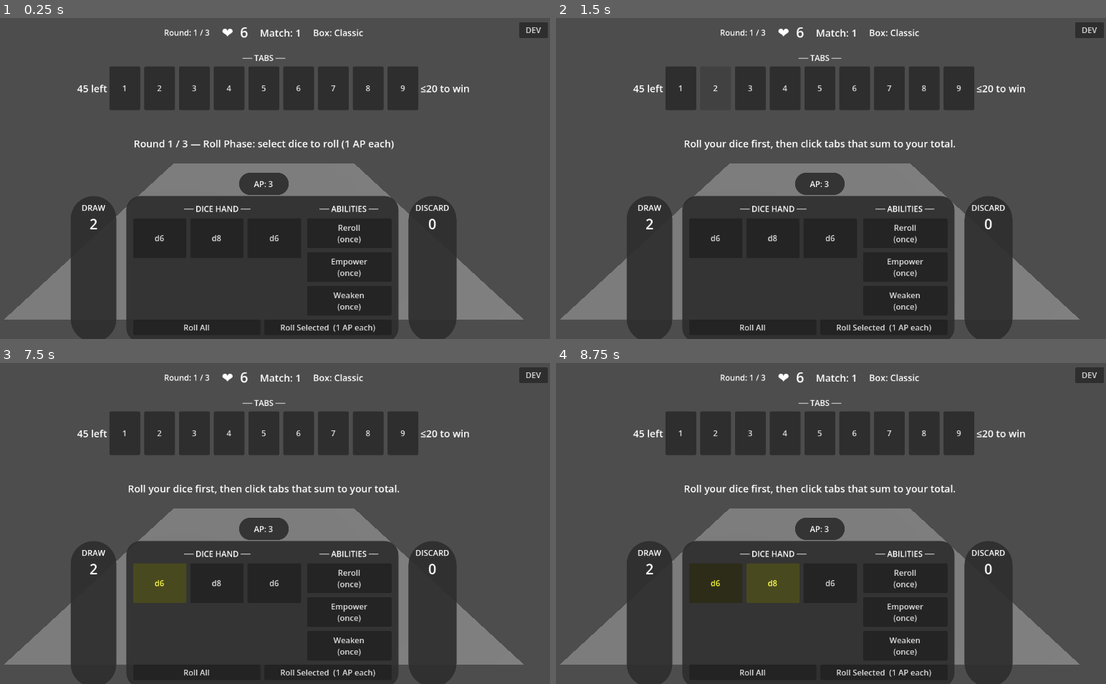
Above: before the commit, frames 1-4 (two rows, left to right).
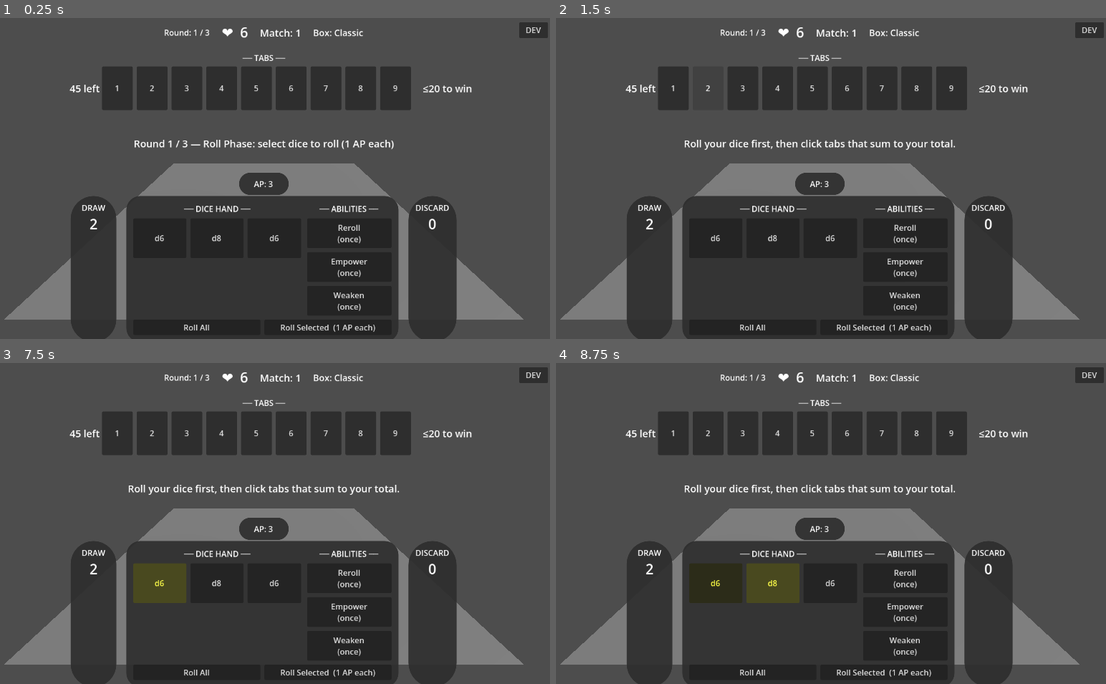
Above: after the commit, the same moments.

Repository: caleb-the-dev/SealTheBox
Game: Godot game, scene res://scenes/match/match.tscn
Two runs of this game, one before a commit and one after it. Both use one fixed random seed, a clock stepped at 60 frames per second and the inputs below.
Inputs:
- Up to frame 1 (0.25 s): no input
- Up to frame 2 (1.5 s): click "1" at 0.5 s; click "2" at 1.25 s
- Up to frame 3 (7.5 s): click "3" at 2 s; click "4" at 2.75 s; click "5" at 3.5 s; click "6" at 4.25 s; click "7" at 5 s; click "8" at 5.75 s; click "9" at 6.5 s; click "d6" at 7.25 s
- Up to frame 4 (8.75 s): click "d8" at 8 s

The runs differ from the first frame. In frame 1, 2.1% of the frame differs, in the area x 12-86%, y 15-29%; in frame 2, 2.0%; in frame 3, 2.1%; in frame 4, 2.1%.

Commit message:
feat: player-controlled threshold exit with continue button
- round_manager: remove auto-end on threshold; emit threshold_reached (once per match) when remaining sum first hits win threshold; add accept_threshold_win() for the button to call
- match.gd: add 'Continue →' button stacked below the threshold label; hidden until threshold is first reached; animates (scale + color pulse) once to draw attention; player can then click to advance OR keep playing to push for shut-the-box

Co-Authored-By: Claude Sonnet 4.6 <noreply@anthropic.com>

Diff:
--- a/seal-the-box/scripts/match/match.gd
+++ b/seal-the-box/scripts/match/match.gd
@@ -26,6 +26,7 @@
 var _match_label: Label
 var _box_label: Label
 var _threshold_label: Label
+var _continue_button: Button
 var _sealed_total_label: Label
 var _tab_row: HBoxContainer
 var _reward_overlay: Control
@@ -165,12 +166,21 @@
 	_tab_row.size_flags_horizontal = Control.SIZE_SHRINK_CENTER
 	tab_area.add_child(_tab_row)
 
+	var thresh_col = VBoxContainer.new()
+	thresh_col.custom_minimum_size = Vector2(140, 0)
+	thresh_col.alignment = BoxContainer.ALIGNMENT_CENTER
+	tab_area.add_child(thresh_col)
+
 	_threshold_label = Label.new()
 	_threshold_label.add_theme_font_size_override("font_size", 20)
-	_threshold_label.custom_minimum_size = Vector2(110, 0)
-	_threshold_label.horizontal_alignment = HORIZONTAL_ALIGNMENT_LEFT
-	_threshold_label.vertical_alignment = VERTICAL_ALIGNMENT_CENTER
-	tab_area.add_child(_threshold_label)
+	_threshold_label.horizontal_alignment = HORIZONTAL_ALIGNMENT_CENTER
+	thresh_col.add_child(_threshold_label)
+
+	_continue_button = Button.new()
+	_continue_button.text = "Continue →"
+	_continue_button.visible = false
+	_continue_button.pressed.connect(_on_continue_pressed)
+	thresh_col.add_child(_continue_button)
 
 	# ── Status / rolled total ───────────────────────────────────────────────
 	_status_label = Label.new()
@@ -547,6 +557,7 @@
 	_round_manager.match_lost.connect(_on_match_lost)
 	_round_manager.tabs_sealed.connect(_on_tabs_sealed)
 	_round_manager.status_updated.connect(_on_status_updated)
+	_round_manager.threshold_reached.connect(_on_threshold_reached)
 	_run_manager.next_match_ready.connect(_on_next_match_ready)
 	_run_manager.show_reward.connect(_on_show_reward)
 	_run_manager.run_over.connect(_on_run_over)
@@ -576,6 +587,7 @@
 	_match_ended = true
 	_action_button.disabled = true
 	_roll_all_button.disabled = true
+	_continue_button.visible = false
 	for btn in _tab_buttons + _dice_buttons + _ability_buttons:
 		btn.disabled = true
 	_run_manager.handle_match_won(critical)
@@ -586,9 +598,24 @@
 	_match_ended = true
 	_action_button.disabled = true
 	_roll_all_button.disabled = true
+	_continue_button.visible = false
 	for btn in _tab_buttons + _dice_buttons + _ability_buttons:
 		btn.disabled = true
 	_run_manager.handle_match_lost()
+
+func _on_threshold_reached() -> void:
+	_continue_button.visible = true
+	_continue_button.scale = Vector2.ONE
+	_continue_button.modulate = Color.WHITE
+	_continue_button.pivot_offset = _continue_button.size / 2.0
+	var tween = create_tween()
+	tween.tween_property(_continue_button, "scale", Vector2(1.3, 1.3), 0.2)
+	tween.parallel().tween_property(_continue_button, "modulate", Color(2.0, 1.8, 0.4), 0.2)
+	tween.tween_property(_continue_button, "scale", Vector2(1.0, 1.0), 0.2)
+	tween.parallel().tween_property(_continue_button, "modulate", Color.WHITE, 0.2)
+
+func _on_continue_pressed() -> void:
+	_round_manager.accept_threshold_win()
 
 func _on_next_match_ready(box: BoxDefinition) -> void:
 	_match_ended = false
@@ -596,6 +623,9 @@
 	_selected_tabs = []
 	_selected_ability = null
 	_targeting_die = false
+	_continue_button.visible = false
+	_continue_button.scale = Vector2.ONE
+	_continue_button.modulate = Color.WHITE
 	if _reward_overlay:
 		_reward_overlay.visible = false
 	if _run_over_overlay:
--- a/seal-the-box/scripts/match/round_manager.gd
+++ b/seal-the-box/scripts/match/round_manager.gd
@@ -7,11 +7,13 @@
 signal match_lost()
 signal tabs_sealed(tabs: Array)
 signal status_updated(text: String)
+signal threshold_reached()
 
 var _tab_board: TabBoard
 var _dice_pool: DicePool
 var _current_phase: String = ""
 var _match_over: bool = false
+var _threshold_notified: bool = false
 
 func start_match(box: BoxDefinition) -> void:
 	GameState.current_box = box
@@ -21,6 +23,7 @@
 	_tab_board = TabBoard.new()
 	_dice_pool = DicePool.new()
 	_match_over = false
+	_threshold_notified = false
 	GameState.reset_match()
 	_tab_board.reset(GameState.tabs.duplicate())
 	_dice_pool.setup(GameState.dice_pool.duplicate())
@@ -117,13 +120,19 @@
 	round_ended.emit(GameState.round)
 	start_round()
 
+func accept_threshold_win() -> void:
+	if _match_over:
+		return
+	_match_over = true
+	match_won.emit(false)
+
 func _check_win() -> void:
 	if _tab_board.check_critical_win():
 		_match_over = true
 		match_won.emit(true)
-	elif _tab_board.check_win(GameState.win_threshold):
-		_match_over = true
-		match_won.emit(false)
+	elif _tab_board.check_win(GameState.win_threshold) and not _threshold_notified:
+		_threshold_notified = true
+		threshold_reached.emit()
 
 func get_draw_count() -> int:
 	return _dice_pool.get_draw_count() if _dice_pool else 0
